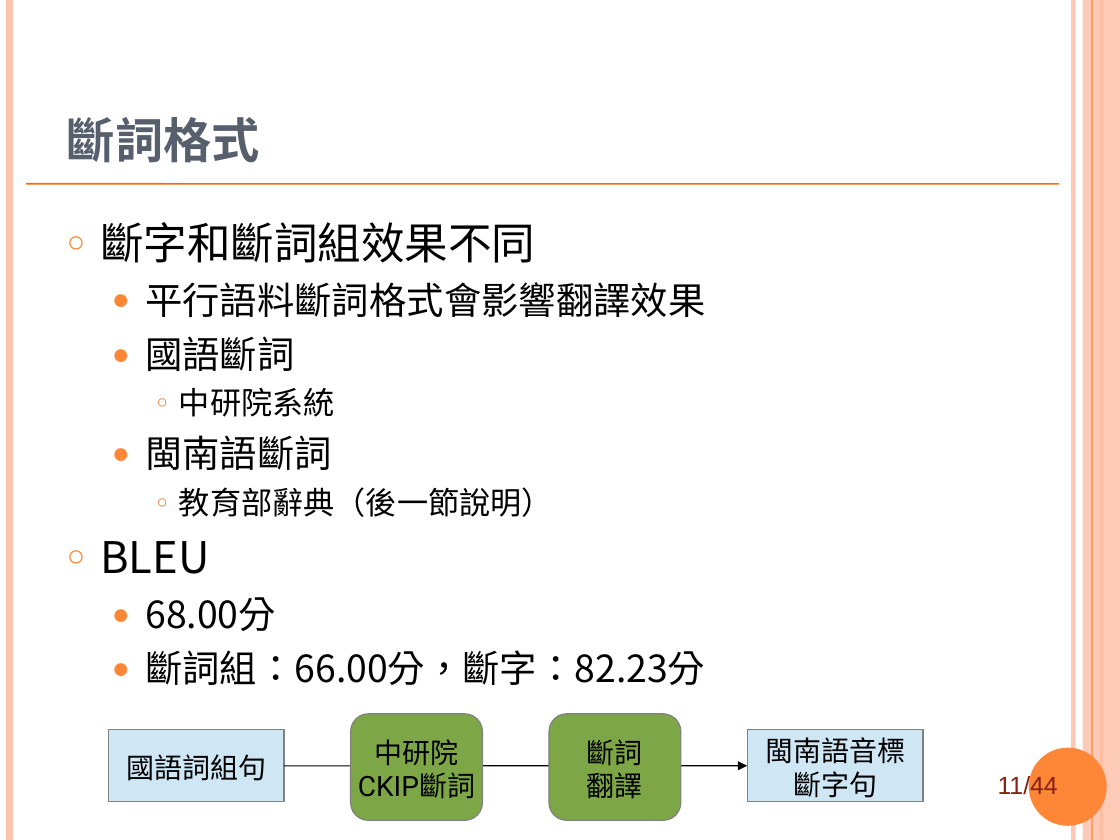
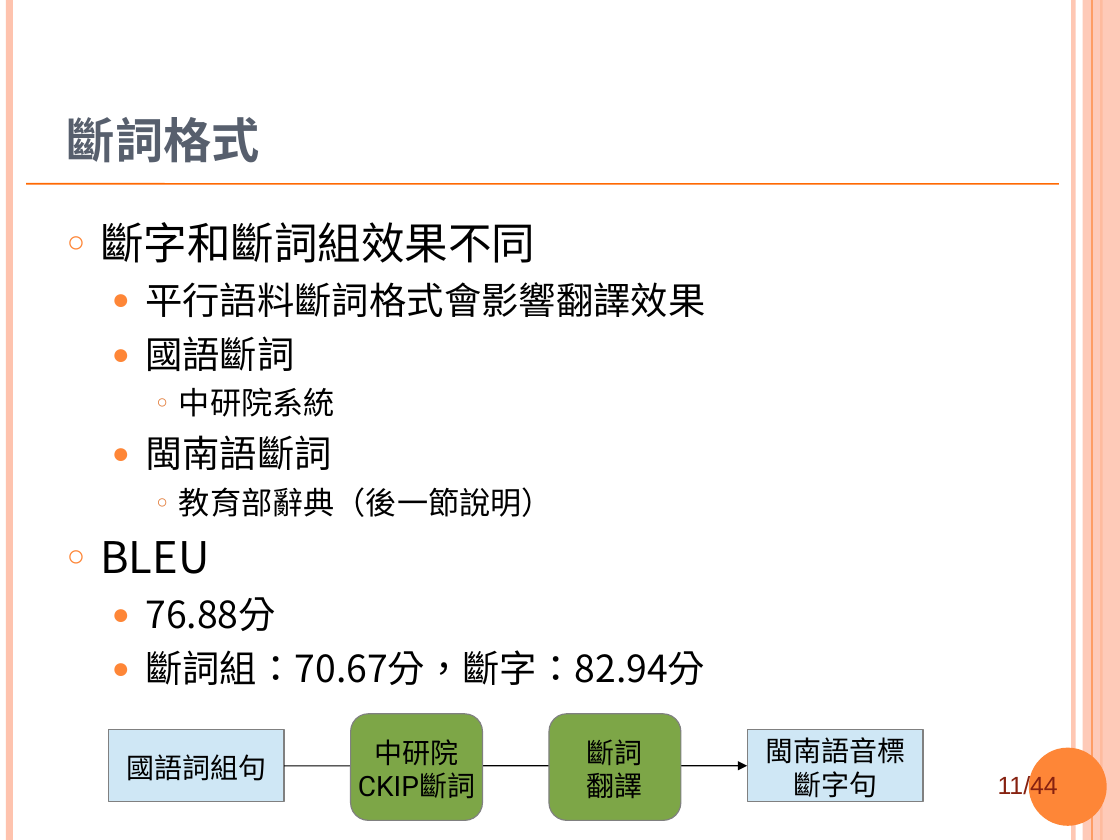
Before and after one commit to sih4sing5hong5/po3-ko3_tau5-iann2-phinn3, a slide deck: slide 11 of 翻譯報告.ppt. Drawn at 1120x840 pixels with LibreOffice and Linux fonts; fonts in the diff are those of the drawing; background and template pictures are left out. Boxes give left, top, right and bottom in pixels: in the first picture for what was removed or moved away, otherwise in the second. Text is boxed around its words. In the diff, an @@ line names an element or a change of style, - is before the commit and + after.

```diff
--- a/翻譯報告.ppt
+++ b/翻譯報告.ppt
@@ text at [145,597,705,685]: text changed @@
-  ● 68.00分
-  ● 斷詞組：66.00分，斷字：82.23分
+  ● 76.88分
+  ● 斷詞組：70.67分，斷字：82.94分
```
Also in this commit, not shown: 7 other slides changed.
